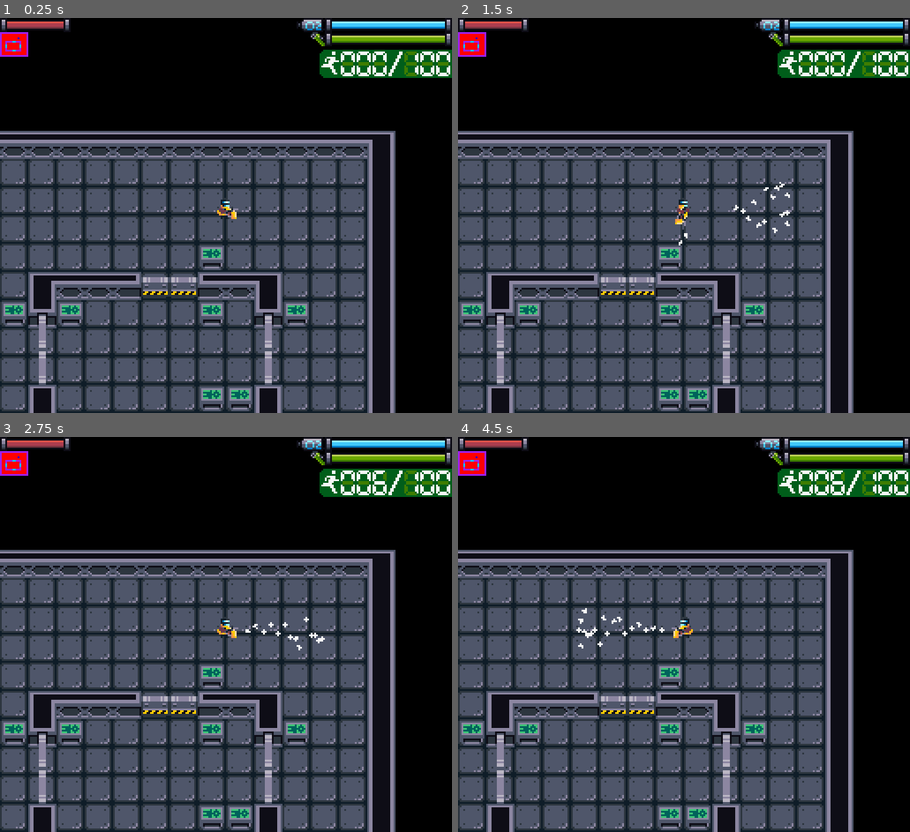
Above: before the commit, frames 1-4 (two rows, left to right).
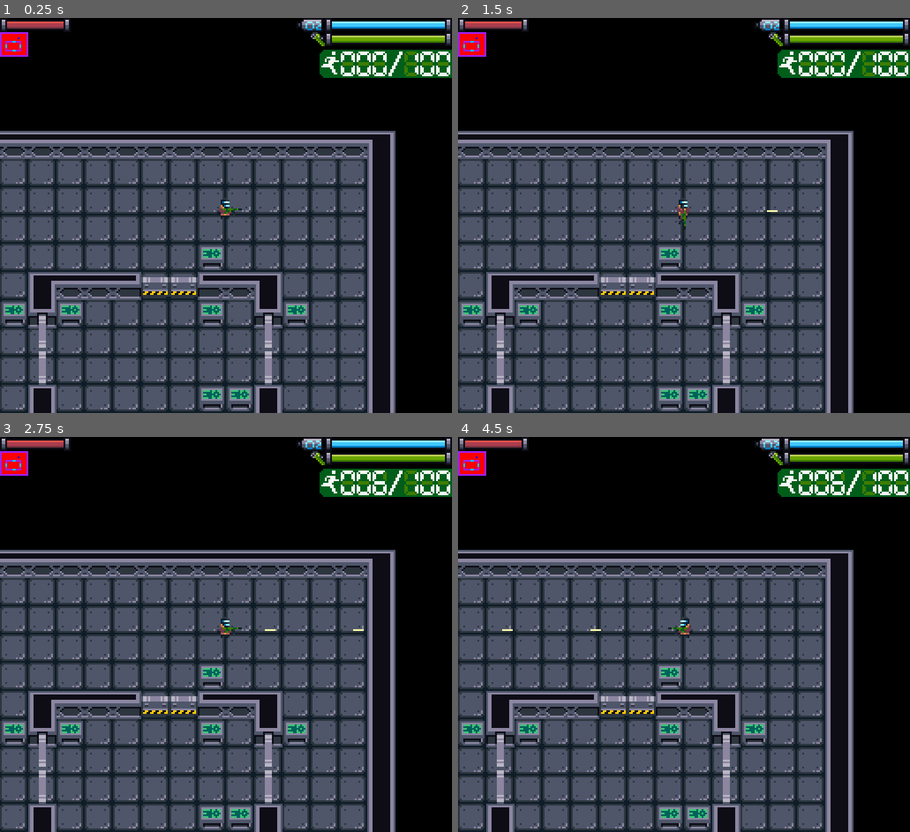
Above: after the commit, the same moments.

Repository: SpaceyLake/Abandon-Ship-LD50
Game: Godot game, scene res://TestWorld.tscn
Two runs of this game, one before a commit and one after it. Both use one fixed random seed, a clock stepped at 60 frames per second and the inputs below. The engine's default icon, where the game draws it, is replaced by a stand-in: a white triangle on a blue panel in a dark square.
Inputs:
- Up to frame 1 (0.25 s): no input
- Up to frame 2 (1.5 s): tap Enter at 0.5 s; hold Right (fire_right) 0.53-1.28 s; tap Space (interact) at 0.6, 1.35 s; hold Down (fire_down) from 1.28 s (still down)
- Up to frame 3 (2.75 s): release Down (fire_down) at 2.03 s; hold Right (fire_right) from 2.03 s (still down); tap Space (interact) at 2.1 s
- Up to frame 4 (4.5 s): release Right (fire_right) at 2.78 s; hold Up (fire_up) 2.78-3.53 s; tap Space (interact) at 2.85, 3.6, 4.35 s; hold Left (fire_left) from 3.53 s (still down)

The runs differ from the first frame. In frame 1, less than 0.1% of the frame differs, in the area x 48-54%, y 47-51%; in frame 2, 0.2%; in frame 3, 0.2%; in frame 4, 0.3%, in the area x 9-52%, y 43-54%.

Commit message:
Added weaporack

Diff:
--- a/Player/Player.gd
+++ b/Player/Player.gd
@@ -13,10 +13,11 @@
 export var _movement_speed : int = 300
 export var _minimum_velocity : float = 0.01
 #export(Array, PackedScene) var weapons
-export var _weapon : PackedScene
+export(Array, PackedScene) var _weapons_resources
 export var _touch_length : float = 6
 onready var _touch : RayCast2D = $Touch
-onready var _current_weapon = null
+var _weapons : Array = []
+var _weapon_index : int = 0
 
 onready var _sprite_default = preload("res://Sprites/Player/player_walk.png")
 onready var _sprite_holding = preload("res://Sprites/Player/player_walk_armless.png")
@@ -27,12 +28,15 @@
 	connect("health_changed", Global._UI, "_set_healthbar")
 	emit_signal("max_health_changed", _max_health)
 	emit_signal("health_changed", _health)
-	_current_weapon = Global.instance_node(_weapon, $WeaponHoldPoint.global_position, $WeaponHoldPoint)
+	for n in _weapons_resources.size():
+		_weapons.append(Global.instance_node(_weapons_resources[n], $WeaponHoldPoint.global_position, $WeaponHoldPoint))
+		if n != _weapon_index:
+			_weapons[n].visible = false
 
-	if _current_weapon == null:
-		$Sprite.set_texture(_sprite_default)
-	else:
-		$Sprite.set_texture(_sprite_holding)
+#	if _current_weapon == null:
+#		$Sprite.set_texture(_sprite_default)
+#	else:
+	$Sprite.set_texture(_sprite_holding)
 
 func _physics_process(delta):
 	_input = Vector2(Input.get_action_strength("move_right") - Input.get_action_strength("move_left"),
@@ -66,22 +70,22 @@
 	#Animation
 	if _input == Vector2.ZERO:
 		$AnimationPlayer.play("Idle")
-		_current_weapon._set_animation(true, Vector2(_fire_input.x +_input.x*0.5, _fire_input.y))
+		_weapons[_weapon_index]._set_animation(true, Vector2(_fire_input.x +_input.x*0.5, _fire_input.y))
 	else:
 		$AnimationPlayer.play("Walk")
-		_current_weapon._set_animation(false, Vector2(_fire_input.x +_input.x*0.5, _fire_input.y))
+		_weapons[_weapon_index]._set_animation(false, Vector2(_fire_input.x +_input.x*0.5, _fire_input.y))
 
 	if _fire_input.x != 0:
 		$Sprite.flip_h = _fire_input.x < 0
 		$WeaponHoldPoint.position.x = 3 * -sign(_fire_input.x)
-		_current_weapon._set_right(_fire_input.x > 0)
+		_weapons[_weapon_index]._set_right(_fire_input.x > 0)
 	elif _input.x != 0:
 		$Sprite.flip_h = _input.x < 0
 		$WeaponHoldPoint.position.x = 3 * -sign(_input.x)
-		_current_weapon._set_right(_input.x > 0)
+		_weapons[_weapon_index]._set_right(_input.x > 0)
 
 	if _fire_input != Vector2.ZERO:
-		_current_weapon._fire(_fire_input)
+		_weapons[_weapon_index]._fire(_fire_input)
 
 func _exit_tree():
 	Global._player = null
@@ -91,3 +95,11 @@
 	_health -= damage
 	emit_signal("health_changed", _health)
 	if _health <= 0: get_tree().reload_current_scene()
+
+func _swap_weapon():
+	_weapons[_weapon_index].visible = false
+	if _weapon_index < _weapons.size() - 1:
+		_weapon_index += 1
+	else:
+		_weapon_index = 0
+	_weapons[_weapon_index].visible = true
--- a/Player/Player.tscn
+++ b/Player/Player.tscn
@@ -1,8 +1,10 @@
-[gd_scene load_steps=8 format=2]
+[gd_scene load_steps=10 format=2]
 
 [ext_resource path="res://Player/Player.gd" type="Script" id=1]
 [ext_resource path="res://icon.png" type="Texture" id=2]
 [ext_resource path="res://Sprites/Player/player_walk.png" type="Texture" id=3]
+[ext_resource path="res://Weapons/Weapon.tscn" type="PackedScene" id=4]
+[ext_resource path="res://Weapons/RepairGun.tscn" type="PackedScene" id=5]
 
 [sub_resource type="CapsuleShape2D" id=5]
 radius = 2.0
@@ -60,6 +62,7 @@
 collision_layer = 2
 collision_mask = 21
 script = ExtResource( 1 )
+_weapons_resources = [ ExtResource( 4 ), ExtResource( 5 ) ]
 
 [node name="Hitbox" type="CollisionShape2D" parent="."]
 position = Vector2( -0.5, 0 )
--- a/TestWorld.tscn
+++ b/TestWorld.tscn
@@ -3,7 +3,7 @@
 [ext_resource path="res://Player/Player.tscn" type="PackedScene" id=1]
 [ext_resource path="res://HazardSpawner/HazardSpawner.tscn" type="PackedScene" id=2]
 [ext_resource path="res://Tilesets/walls_basic.tres" type="TileSet" id=3]
-[ext_resource path="res://Weapons/RepairGun.tscn" type="PackedScene" id=4]
+[ext_resource path="res://WeaponRack/WeaponRack.tscn" type="PackedScene" id=4]
 [ext_resource path="res://Doors/HDoor.tscn" type="PackedScene" id=5]
 [ext_resource path="res://World.gd" type="Script" id=6]
 [ext_resource path="res://UI/UI.tscn" type="PackedScene" id=7]
@@ -90,4 +90,6 @@
 
 [node name="Player" parent="." instance=ExtResource( 1 )]
 position = Vector2( 160, 48 )
-_weapon = ExtResource( 4 )
+
+[node name="StaticBody2D" parent="." instance=ExtResource( 4 )]
+position = Vector2( 24, 24 )
--- /dev/null
+++ b/WeaponRack/WeaponRack.gd
@@ -0,0 +1,4 @@
+extends StaticBody2D
+
+func _interact():
+	Global._player._swap_weapon()
--- /dev/null
+++ b/WeaponRack/WeaponRack.tscn
@@ -0,0 +1,19 @@
+[gd_scene load_steps=4 format=2]
+
+[ext_resource path="res://WeaponRack/WeaponRack.gd" type="Script" id=1]
+[ext_resource path="res://icon.png" type="Texture" id=2]
+
+[sub_resource type="RectangleShape2D" id=1]
+extents = Vector2( 8, 8 )
+
+[node name="WeaponRack" type="StaticBody2D"]
+collision_layer = 65
+collision_mask = 0
+script = ExtResource( 1 )
+
+[node name="CollisionShape2D" type="CollisionShape2D" parent="."]
+shape = SubResource( 1 )
+
+[node name="Icon" type="Sprite" parent="."]
+scale = Vector2( 0.25, 0.25 )
+texture = ExtResource( 2 )
